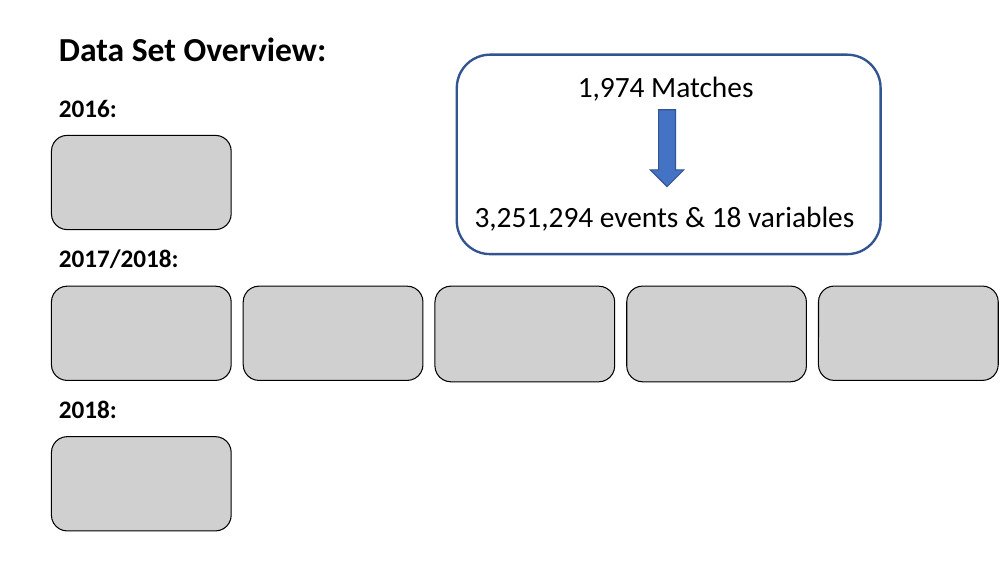
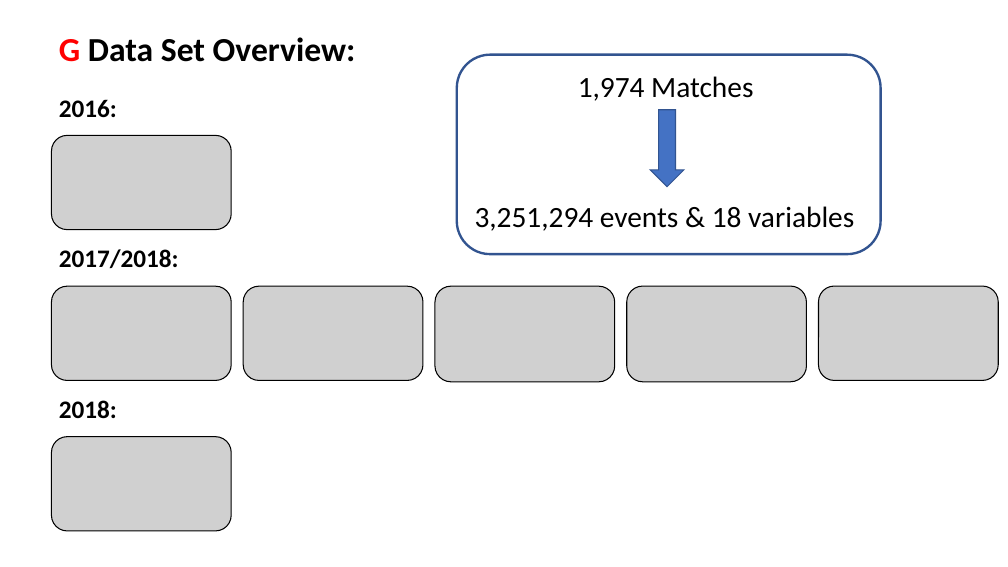
Before and after one commit to rmesina/T2_Codes-R-Us, a slide deck: slide 2 of midterm_project/Determining which variables contribute to likely hood of.pptx. Drawn at 1008x567 pixels with LibreOffice and Linux fonts; fonts in the diff are those of the drawing; grey boxes stand for pictures. Boxes give left, top, right and bottom in pixels: in the first picture for what was removed or moved away, otherwise in the second. Text is boxed around its words. In the diff, an @@ line names an element or a change of style, - is before the commit and + after.

```diff
--- a/midterm_project/Determining which variables contribute to likely hood of.pptx
+++ b/midterm_project/Determining which variables contribute to likely hood of.pptx
@@ text at (59,37,356,62): text changed @@
-Data Set Overview:
+G Data Set Overview:
```
Also in this commit, not shown: 4 other slides changed, 3 slides added, 3 slides removed.
